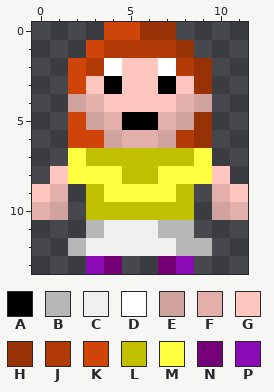
File history of a pixel-art sprite, HeslingtonHustle/assets/characterSelect1.png. Above is the file before it was changed.
The file is 12x14 pixels. Colours within 5 levels of each other are drawn and written as one.
Palette (. is transparent): A #000000  B #b7b7b7  C #efefef  D #ffffff  E #d1a39e  F #e2afaa  G #ffc6bf  H #973206  J #b13a07  K #ce4409  L #c0c000  M #ffff40  N #750075  P #8b0ab6
After the commit:
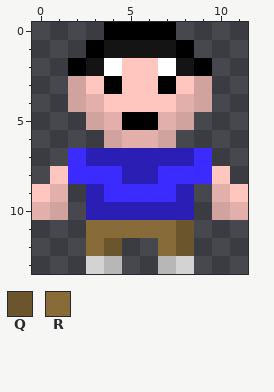
Colours new in this view: Q #6b552c  R #876b38
Message: Swapped characters around Cba to change the code to match selection to game.
Change:
Colour J changes from #b13a07 to #141414.
Colour L changes from #c0c000 to #2b1eb5.
Colour M changes from #ffff40 to #3c2bff.
Colour P changes from #8b0ab6 to #d3d3d3.
Colour H becomes colour A in row 0 at x 6 to 7; in row 1 at x 8; in row 2 at x 9.
Colour K becomes colour A in row 0 at x 4 to 5; in row 1 at x 3; in row 2 at x 2.
Colour N becomes colour B in row 13 at x 4 and 7.
Colour H becomes colour E in row 3 at x 9.
Colour K becomes colour E in row 3 at x 2.
Colour B becomes colour Q in rows 11 to 12 at x 8.
Colour C becomes colour Q in row 12 at x 4.
Colour B becomes colour R in row 11 at x 3 and 7.
Colour C becomes colour R in row 11 at x 4 to 6; in row 12 at x 3 and 7.
The author cleared colour B in row 12 at x 2 and 9.
The author cleared colour C in row 12 at x 5 to 6.
The author cleared colour H in rows 5 to 6 at x 9.
The author cleared colour J in row 6 at x 8.
The author cleared colour K in row 5 at x 2; in row 6 at x 2 to 3.
Changed places in both pictures, as pixel boxes (x1, y1, x2, y2):
changed: (68, 22, 212, 274)
